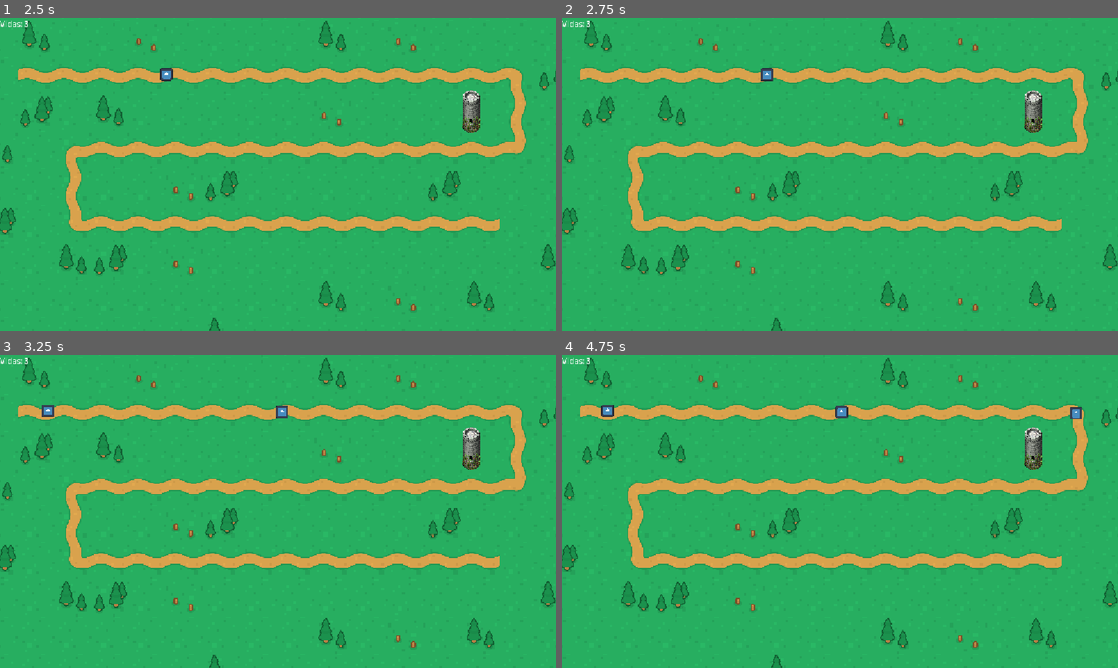
Above: before the commit, frames 1-4 (two rows, left to right).
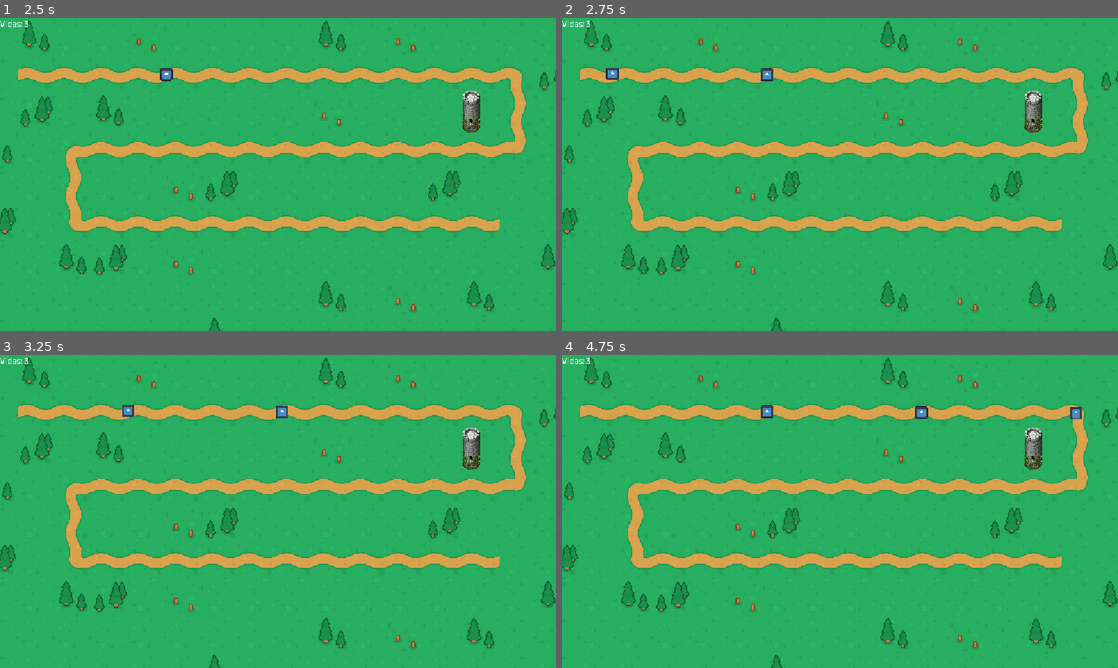
Above: after the commit, the same moments.

Repository: ntGeo/Godot_2
Game: Godot game, scene res://Scenes/menu_inicio.tscn
The game is run twice, just before and just after one commit, with the same random seed, the same clock (stepped at 60 frames per second) and the same inputs. The engine's default icon, where the game draws it, is replaced by a stand-in: a white triangle on a blue panel in a dark square.
Inputs:
- Up to frame 1 (2.5 s): click "Jugar" at 0.5 s; tap Enter at 1.25 s
- Up to frame 2 (2.75 s): no input
- Up to frame 3 (3.25 s): no input
- Up to frame 4 (4.75 s): no input

Frame 1 is identical in both runs. In frame 2, less than 0.1% of the frame differs, in the area x 7-11%, y 16-20%; in frame 3, 0.2%; in frame 4, 0.4%, in the area x 7-66%, y 16-21%.

Commit message:
Se eliminna grabacion, actualizacion index

Diff:
--- a/tower-defense/Assets/Scripts/gestor_oleadas.gd
+++ b/tower-defense/Assets/Scripts/gestor_oleadas.gd
@@ -5,8 +5,8 @@
 
 # Configuración
 var oleada_actual = 0
-var enemigos_por_oleada = 3
-var tiempo_entre_enemigos = 1.5
+var enemigos_por_oleada = 5
+var tiempo_entre_enemigos = 1
 var tiempo_entre_oleadas = 5.0
 
 func _ready():
Not shown, changed: docs/index.html
Not shown, changed: docs/index.pck
Not shown, changed: tower-defense/grabacion.avi
